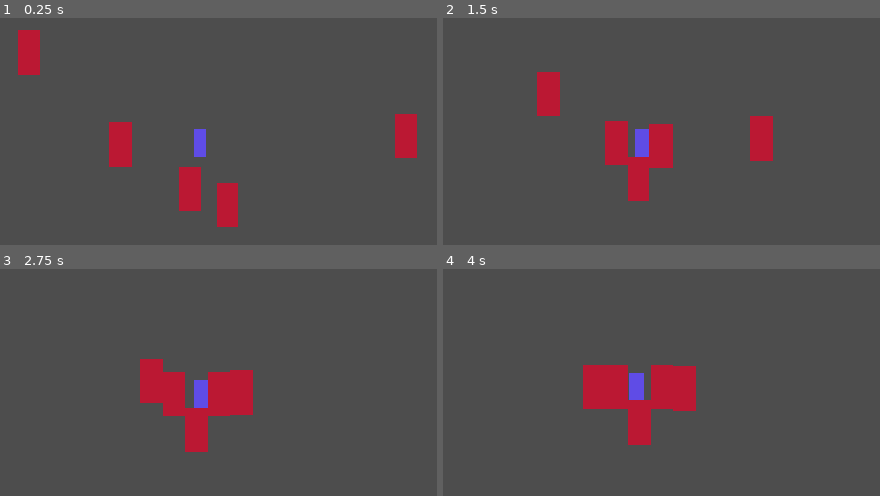
Above: before the commit, frames 1-4 (two rows, left to right).
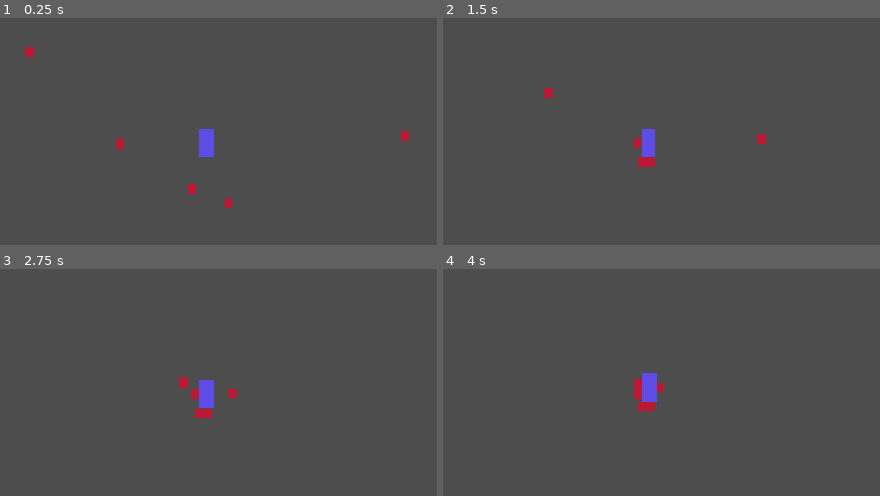
Above: after the commit, the same moments.

Repository: xuansh/my-own-godot-project
Game: Godot game, scene res://Scenes/battle_field/battle_field.tscn
Two runs of this game, one before a commit and one after it. Both use one fixed random seed, a clock stepped at 60 frames per second and the inputs below.
Inputs:
- Up to frame 1 (0.25 s): no input
- Up to frame 2 (1.5 s): tap A (KeyBoard-A) at 0.6 s; tap D (KeyBoard-D) at 1.35 s
- Up to frame 3 (2.75 s): tap S (KeyBoard-S) at 2.1 s
- Up to frame 4 (4 s): tap W (KeyBoard-W) at 2.85 s; tap Enter at 3.5 s; tap A (KeyBoard-A) at 3.6 s

The runs differ from the first frame. In frame 1, 4.9% of the frame differs, in the area x 4-96%, y 5-93%; in frame 2, 4.9%; in frame 3, 5.0%; in frame 4, 5.4%, in the area x 32-58%, y 42-78%.

Commit message:
Update enemy.tscn

Diff:
--- a/Scenes/Enemy/enemy.tscn
+++ b/Scenes/Enemy/enemy.tscn
@@ -3,7 +3,7 @@
 [ext_resource type="Script" uid="uid://bkj1ps0mju0qc" path="res://Scenes/Enemy/enemy.gd" id="1_mw074"]
 
 [sub_resource type="RectangleShape2D" id="RectangleShape2D_6le5l"]
-size = Vector2(32, 64)
+size = Vector2(12, 14)
 
 [sub_resource type="Gradient" id="Gradient_ntch3"]
 offsets = PackedFloat32Array(0.35080644)
@@ -20,5 +20,5 @@
 shape = SubResource("RectangleShape2D_6le5l")
 
 [node name="Sprite2D" type="Sprite2D" parent="." unique_id=1242877475]
-scale = Vector2(0.5, 1)
+scale = Vector2(0.1875, 0.21875)
 texture = SubResource("GradientTexture2D_6le5l")
